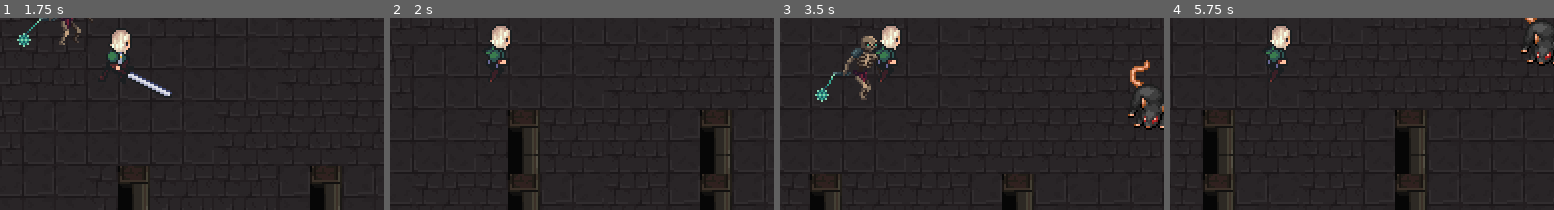
Above: before the commit, frames 1-4 (left to right).
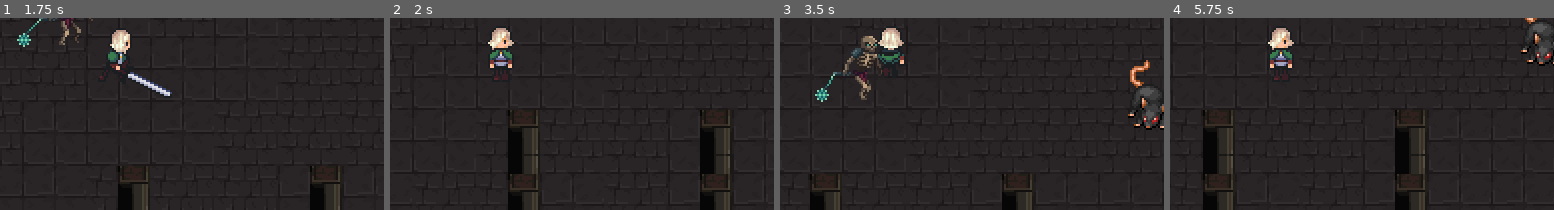
Above: after the commit, the same moments.

Repository: Danielfp1/ShadowMaze
Game: Godot game, scene res://scenes/Enemies/Enemies.tscn
Two runs of this game, one before a commit and one after it. Both use one fixed random seed, a clock stepped at 60 frames per second and the inputs below.
Inputs:
- Up to frame 1 (1.75 s): hold Right (ui_right) 0.53-1.28 s; tap Space (Attack) at 0.6, 1.35 s; hold Down (ui_down) from 1.28 s (still down)
- Up to frame 2 (2 s): keep holding Down (ui_down)
- Up to frame 3 (3.5 s): release Down (ui_down) at 2.03 s; hold Right (ui_right) 2.03-2.78 s; tap Space (Attack) at 2.1, 2.85 s; hold Up (ui_up) from 2.78 s (still down)
- Up to frame 4 (5.75 s): release Up (ui_up) at 3.53 s; hold Left (ui_left) 3.53-5.03 s; tap Space (Attack) at 3.6, 4.35, 5.1 s; hold Down (ui_down) from 5.03 s (still down)
The pictures show only the part of the screen within x 36-86%, y 40-90%; the shares and areas given below are measured in that part.

Frame 1 is identical in both runs. In frame 2, 1.0% of the frame differs, in the area x 25-33%, y 4-34%; in frame 3, 0.9%; in frame 4, 1.0%.

Commit message:
Adicionar movimentação na vertical

Diff:
--- a/scenes/Player.tscn
+++ b/scenes/Player.tscn
@@ -15,7 +15,7 @@
 tracks/0/keys = {
 "times": PoolRealArray( 0, 0.1, 0.2, 0.3 ),
 "transitions": PoolRealArray( 1, 1, 1, 1 ),
-"update": 1,
+"update": 0,
 "values": [ 60, 61, 62, 63 ]
 }
 tracks/1/type = "value"
@@ -42,7 +42,7 @@
 tracks/0/keys = {
 "times": PoolRealArray( 0, 0.1, 0.2 ),
 "transitions": PoolRealArray( 1, 1, 1 ),
-"update": 1,
+"update": 0,
 "values": [ 76, 77, 78 ]
 }
 
@@ -126,8 +126,42 @@
 tracks/0/keys = {
 "times": PoolRealArray( -0.1, 0, 0.1, 0.2, 0.3, 0.4, 0.5 ),
 "transitions": PoolRealArray( 1, 1, 1, 1, 1, 1, 1 ),
+"update": 0,
+"values": [ 33, 34, 35, 36, 37, 38, 39 ]
+}
+
+[sub_resource type="Animation" id=8]
+resource_name = "RunDown"
+length = 0.6
+loop = true
+tracks/0/type = "value"
+tracks/0/path = NodePath("Sprite:frame")
+tracks/0/interp = 1
+tracks/0/loop_wrap = true
+tracks/0/imported = false
+tracks/0/enabled = true
+tracks/0/keys = {
+"times": PoolRealArray( 0, 0.1, 0.2, 0.3, 0.4, 0.5 ),
+"transitions": PoolRealArray( 1, 1, 1, 1, 1, 1 ),
 "update": 1,
-"values": [ 33, 34, 35, 36, 37, 38, 39 ]
+"values": [ 10, 11, 12, 13, 14, 15 ]
+}
+
+[sub_resource type="Animation" id=9]
+resource_name = "RunUp"
+length = 0.6
+loop = true
+tracks/0/type = "value"
+tracks/0/path = NodePath("Sprite:frame")
+tracks/0/interp = 1
+tracks/0/loop_wrap = true
+tracks/0/imported = false
+tracks/0/enabled = true
+tracks/0/keys = {
+"times": PoolRealArray( 0, 0.1, 0.2, 0.3, 0.4, 0.5 ),
+"transitions": PoolRealArray( 1, 1, 1, 1, 1, 1 ),
+"update": 1,
+"values": [ 21, 22, 23, 24, 25, 26 ]
 }
 
 [sub_resource type="RectangleShape2D" id=6]
@@ -144,7 +178,7 @@
 texture = ExtResource( 1 )
 hframes = 10
 vframes = 9
-frame = 63
+frame = 23
 
 [node name="Animation" type="AnimationPlayer" parent="."]
 reset_on_save = false
@@ -153,8 +187,11 @@
 anims/Idle = SubResource( 1 )
 anims/RESET = SubResource( 2 )
 anims/Run = SubResource( 5 )
+anims/RunDown = SubResource( 8 )
+anims/RunUp = SubResource( 9 )
 
 [node name="Collision" type="CollisionShape2D" parent="."]
+visible = false
 position = Vector2( 0, 3 )
 shape = SubResource( 6 )
 
--- a/scripts/Player.gd
+++ b/scripts/Player.gd
@@ -7,6 +7,7 @@
 var velocity: Vector2
 var can_die: bool = false
 var can_attack: bool = false
+var RunDownUp: bool = false
 
 export (int) var speed
 
@@ -39,8 +40,12 @@
 	elif can_attack:
 		animation.play("Attack")
 		set_physics_process(false)
-	elif velocity != Vector2.ZERO:
+	elif velocity.x != 0:
 		animation.play("Run")
+	elif velocity.y > 0:
+		animation.play("RunDown")
+	elif velocity.y < 0:
+		animation.play("RunUp")
 	else:
 		animation.play("Idle")
 
@@ -51,6 +56,10 @@
 	elif velocity.x < 0:
 		sprite.flip_h = true
 		collision.position = Vector2(-22.5,-7.5)
+	elif velocity.y > 0:
+		RunDownUp = true
+	else:
+		RunDownUp = false
 
 func kill() -> void:
 	can_die = true
Not shown: 1 places in scenes/Player.tscn that only renumber resources
